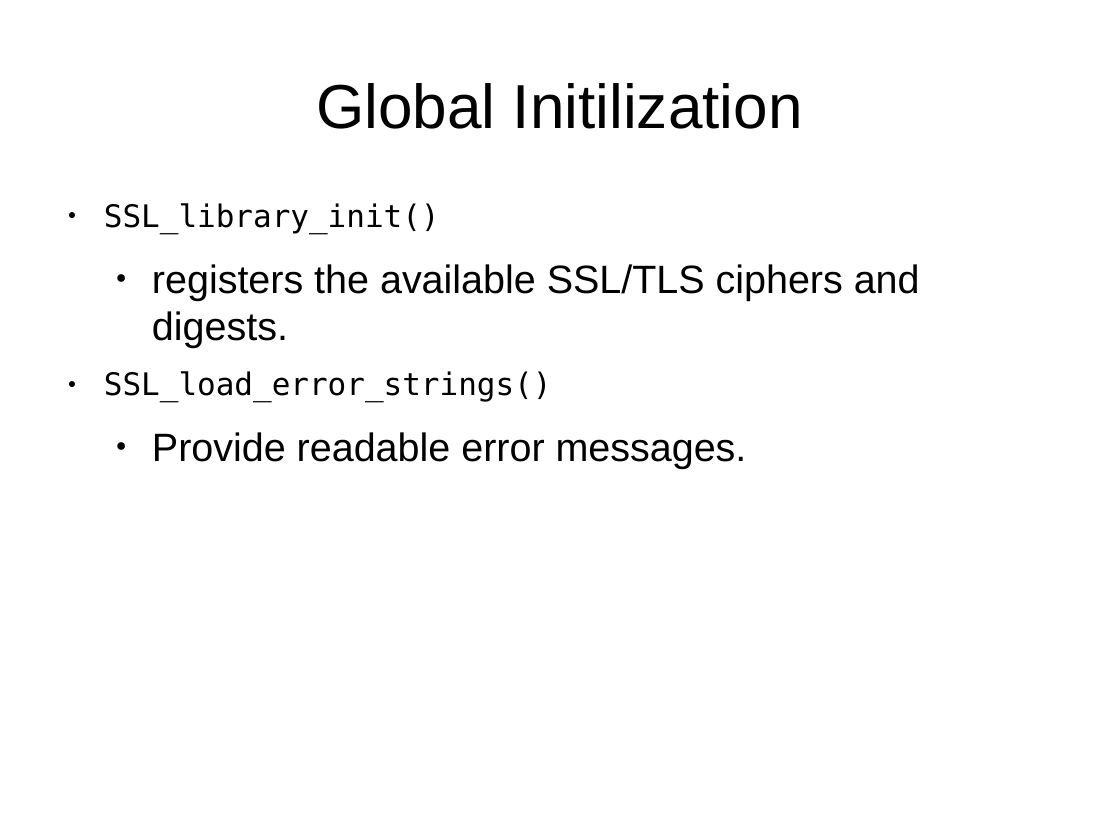
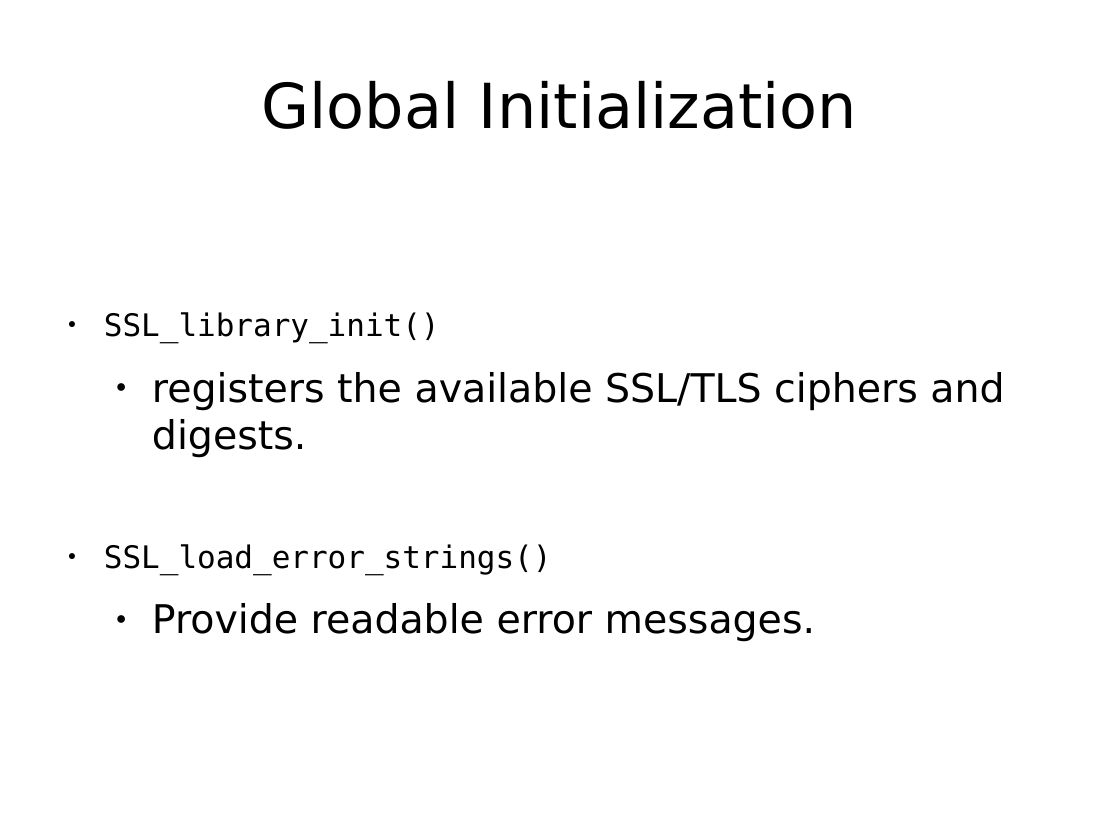
Before and after one commit to Jarvishappy/15-441-Recitation-Sessions, a slide deck: slide 20 of recitation6/src/recitation6.odp (slide 9 before the commit). Drawn at 1120x840 pixels with LibreOffice and Linux fonts; fonts in the diff are those of the drawing. Boxes give left, top, right and bottom in pixels: in the first picture for what was removed or moved away, otherwise in the second. Text is boxed around its words. In the diff, an @@ line names an element or a change of style, - is before the commit and + after.

```diff
--- a/recitation6/src/recitation6.odp
+++ b/recitation6/src/recitation6.odp
@@ title at (x1=261, y1=80, x2=857, y2=129): text changed; font Arial to DejaVu Sans @@
-Global Initilization
+Global Initialization
@@ text "SSL_library_init()" at (x1=104, y1=312, x2=1004, y2=642): vertical alignment top to middle @@
@@ text at (x1=152, y1=372, x2=1004, y2=642): font Arial to DejaVu Sans in "registers the available SSL/TLS ciphers and digests.", "Provide readable error messages." @@
```
Also in this commit, not shown: 27 other slides changed, 16 slides added, 6 slides removed, 1 other file.
